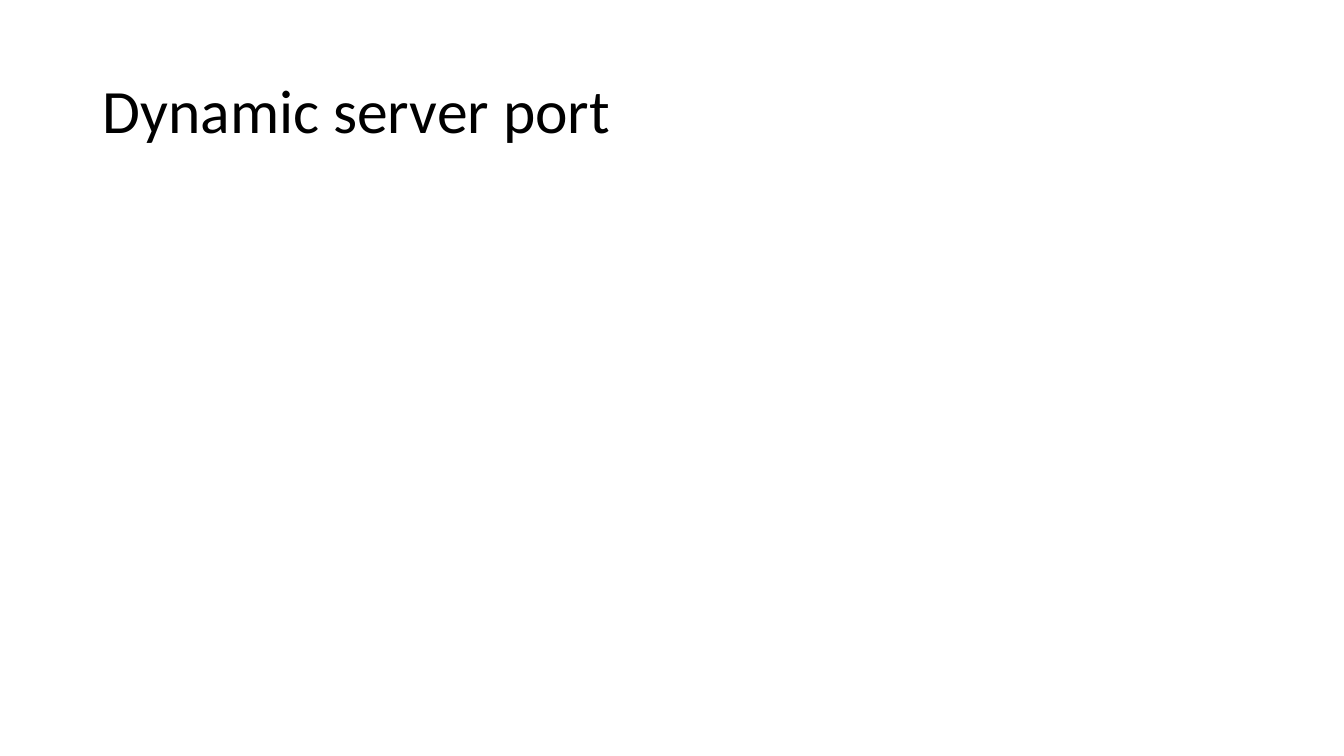
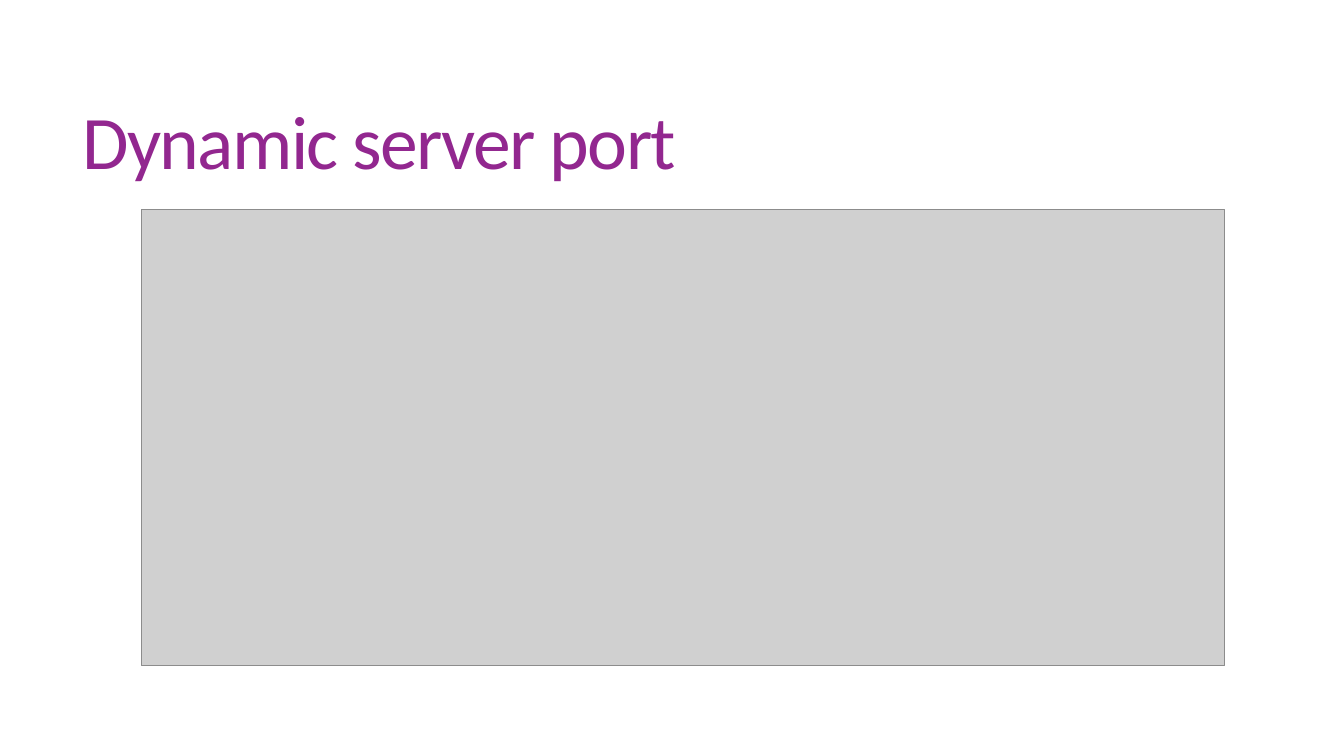
Before and after one commit to RishiChavda/MSTE, a slide deck: slide 17 of MTSE.pptx (slide 11 before the commit). Drawn at 1344x756 pixels with LibreOffice and Linux fonts; fonts in the diff are those of the drawing; grey boxes stand for pictures. Boxes give left, top, right and bottom in pixels: in the first picture for what was removed or moved away, otherwise in the second. Text is boxed around its words. In the diff, an @@ line names an element or a change of style, - is before the commit and + after.

```diff
--- a/MTSE.pptx
+++ b/MTSE.pptx
@@ title "Dynamic server port": place and size @@
-title "Dynamic server port" at box(102, 90, 610, 143)
+title "Dynamic server port" at box(83, 117, 676, 182)
@@ title "Dynamic server port" at box(83, 117, 676, 182): size 44 to 54 pt, text colour #000000 to #92278F, letter spacing 0 to -1.2 pt; line spacing 0.9 to 0.85 @@
@@ picture added at box(141, 209, 1225, 665) @@
```
Also in this commit, not shown: 9 other slides changed, 7 slides added, 5 slides removed.
